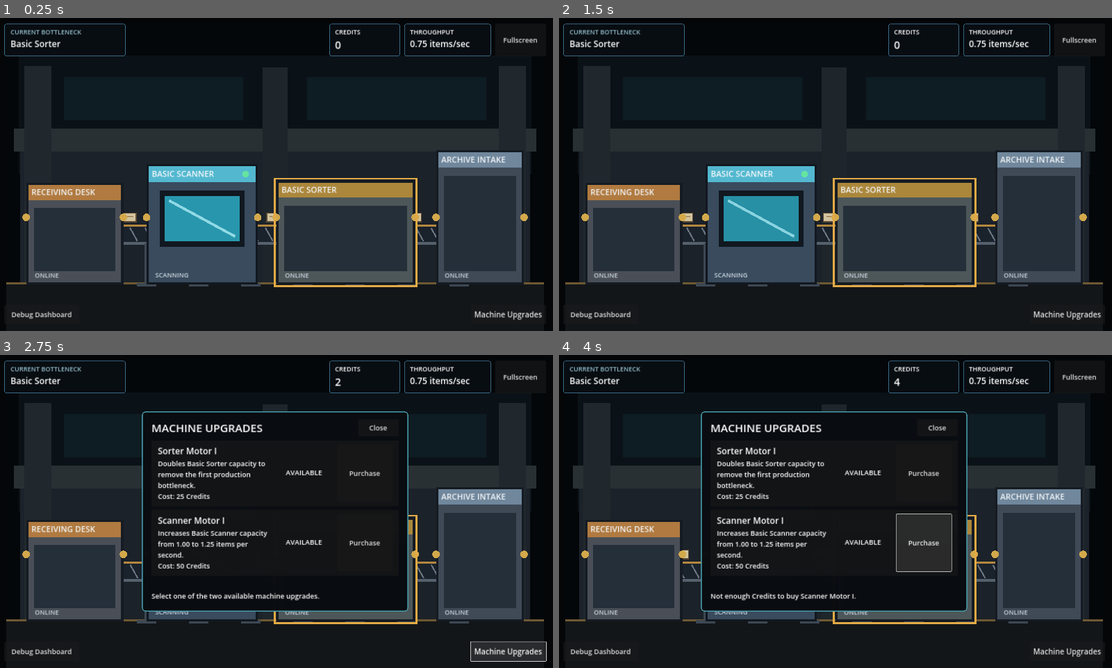
Above: before the commit, frames 1-4 (two rows, left to right).
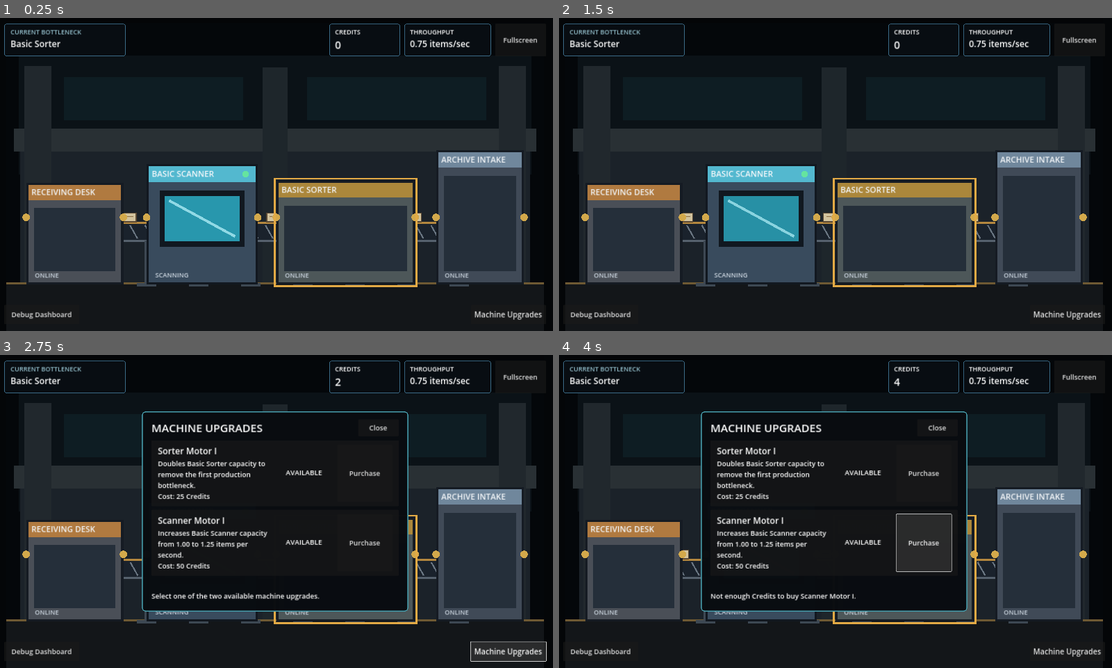
Above: after the commit, the same moments.

Repository: Kevin-ai111/ARCHIVE-ZERO
Game: Godot game, scene res://scenes/world/archive_room.tscn
The game is run twice, just before and just after one commit, with the same random seed, the same clock (stepped at 60 frames per second) and the same inputs.
Inputs:
- Up to frame 1 (0.25 s): no input
- Up to frame 2 (1.5 s): click "Debug Dashboard" at 0.5 s; click "Return to Archive Room" at 1.25 s
- Up to frame 3 (2.75 s): click "Machine Upgrades" at 2 s
- Up to frame 4 (4 s): click "Purchase" at 2.75 s; click "Purchase" at 3.5 s

The runs differ from the first frame. In frame 1, 0.4% of the frame differs, in the area x 22-79%, y 65-73%; in frame 2, 0.4%; in frame 3, 0.2%; in frame 4, 0.2%.

Commit message:
Fix decorative parcel conveyor contact

Diff:
--- a/scripts/presentation/conveyor_visual.gd
+++ b/scripts/presentation/conveyor_visual.gd
@@ -1,5 +1,9 @@
 class_name ConveyorPlaceholderVisual
 extends Node2D
+
+const PARCEL_SIZE := Vector2(42.0, 30.0)
+const BELT_TOP_OFFSET := 19.0
+const BELT_TOP_LINE_WIDTH := 8.0
 
 @export var path_start_x := 436.0
 @export var path_end_x := 1668.0
@@ -50,11 +54,26 @@
 	}
 
 
+func get_draw_geometry_snapshot() -> Dictionary:
+	var parcel_bottom_y := item_path_y + PARCEL_SIZE.y * 0.5
+	var belt_top_line_y := item_path_y + BELT_TOP_OFFSET
+	var visible_belt_surface_y := belt_top_line_y - BELT_TOP_LINE_WIDTH * 0.5
+	return {
+		"parcel_size": PARCEL_SIZE,
+		"parcel_bottom_y": parcel_bottom_y,
+		"belt_top_line_y": belt_top_line_y,
+		"belt_top_line_width": BELT_TOP_LINE_WIDTH,
+		"visible_belt_surface_y": visible_belt_surface_y,
+		"contact_gap": visible_belt_surface_y - parcel_bottom_y,
+	}
+
+
 func _draw() -> void:
-	var belt_top := item_path_y + 28.0
+	var geometry := get_draw_geometry_snapshot()
+	var belt_top := float(geometry["belt_top_line_y"])
 	var belt_height := 62.0
 	draw_rect(Rect2(Vector2(path_start_x, belt_top), Vector2(path_end_x - path_start_x, belt_height)), Color("1a222c"), true)
-	draw_line(Vector2(path_start_x, belt_top), Vector2(path_end_x, belt_top), Color("b4873e"), 8.0)
+	draw_line(Vector2(path_start_x, belt_top), Vector2(path_end_x, belt_top), Color("b4873e"), BELT_TOP_LINE_WIDTH)
 	draw_line(Vector2(path_start_x, belt_top + belt_height), Vector2(path_end_x, belt_top + belt_height), Color("56616d"), 8.0)
 
 	var slat_offset := fposmod(_visual_time * 90.0, 52.0) if is_running else 0.0
@@ -68,6 +87,7 @@
 		draw_line(Vector2(support_x - 34.0, ground_baseline_y), Vector2(support_x + 34.0, ground_baseline_y), Color("3d4853"), 11.0)
 
 	for item_position in get_item_positions():
-		draw_rect(Rect2(item_position - Vector2(21.0, 15.0), Vector2(42.0, 30.0)), Color("d2c39d"), true)
-		draw_rect(Rect2(item_position - Vector2(21.0, 15.0), Vector2(42.0, 30.0)), Color("5b4934"), false, 3.0)
+		var parcel_rect := Rect2(item_position - PARCEL_SIZE * 0.5, PARCEL_SIZE)
+		draw_rect(parcel_rect, Color("d2c39d"), true)
+		draw_rect(parcel_rect, Color("5b4934"), false, 3.0)
 		draw_line(item_position - Vector2(10.0, 2.0), item_position + Vector2(11.0, -2.0), Color("896c43"), 3.0)
--- a/tests/visual_foundation_test.gd
+++ b/tests/visual_foundation_test.gd
@@ -73,6 +73,11 @@
 	var conveyor_layout: Dictionary = layout["conveyor"] as Dictionary
 	_expect_close(float(conveyor_layout["item_path_y"]), 688.0, "Conveyor item path uses approved Y")
 	_expect_close(float(conveyor_layout["ground_baseline_y"]), 920.0, "Machines share approved ground baseline")
+	var conveyor: ConveyorPlaceholderVisual = room.get_node("%Conveyor") as ConveyorPlaceholderVisual
+	var draw_geometry := conveyor.get_draw_geometry_snapshot()
+	_expect_close(float(draw_geometry["parcel_bottom_y"]), 703.0, "Parcel drawing keeps the approved path-centered height")
+	_expect_close(float(draw_geometry["visible_belt_surface_y"]), 703.0, "Visible conveyor surface reaches the parcel bottom")
+	_expect_close(float(draw_geometry["contact_gap"]), 0.0, "Parcels meet the conveyor without floating or sinking")
 
 	var camera := room.get_node("RoomCamera") as Camera2D
 	_expect_true(camera.enabled, "Room camera is enabled")
Binary file changed: docs/screenshots/archive-room-1280x720.png
Binary file changed: docs/screenshots/archive-room-1920x1080.png
Binary file changed: docs/screenshots/archive-room-960x540.png
